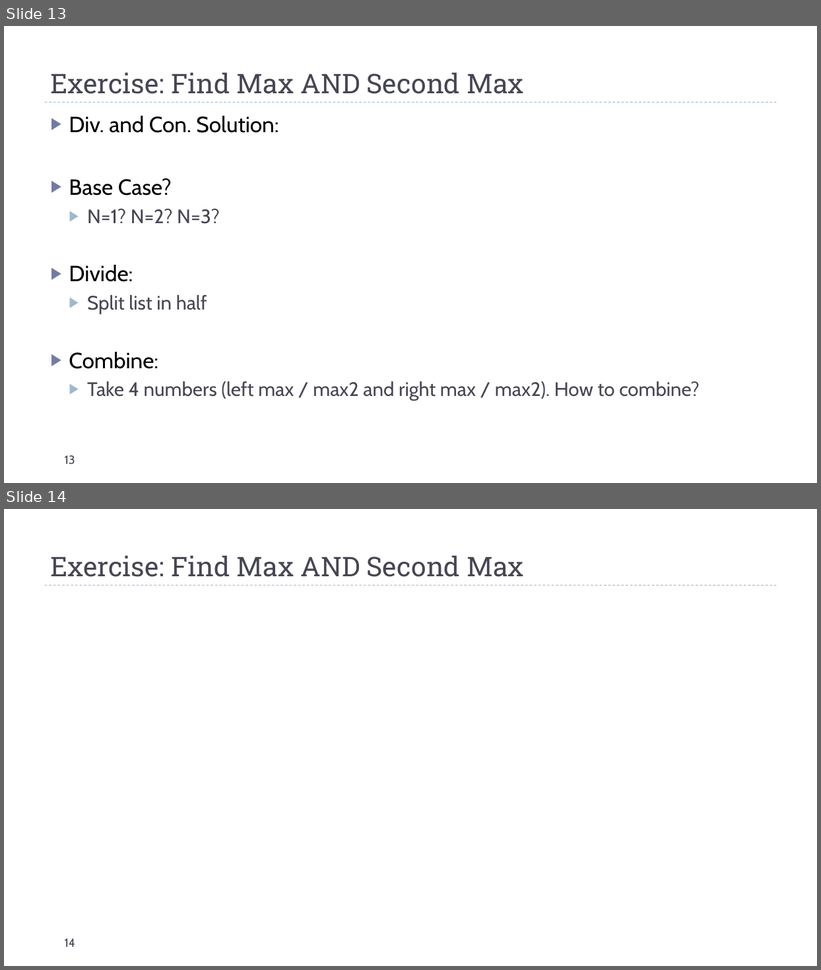
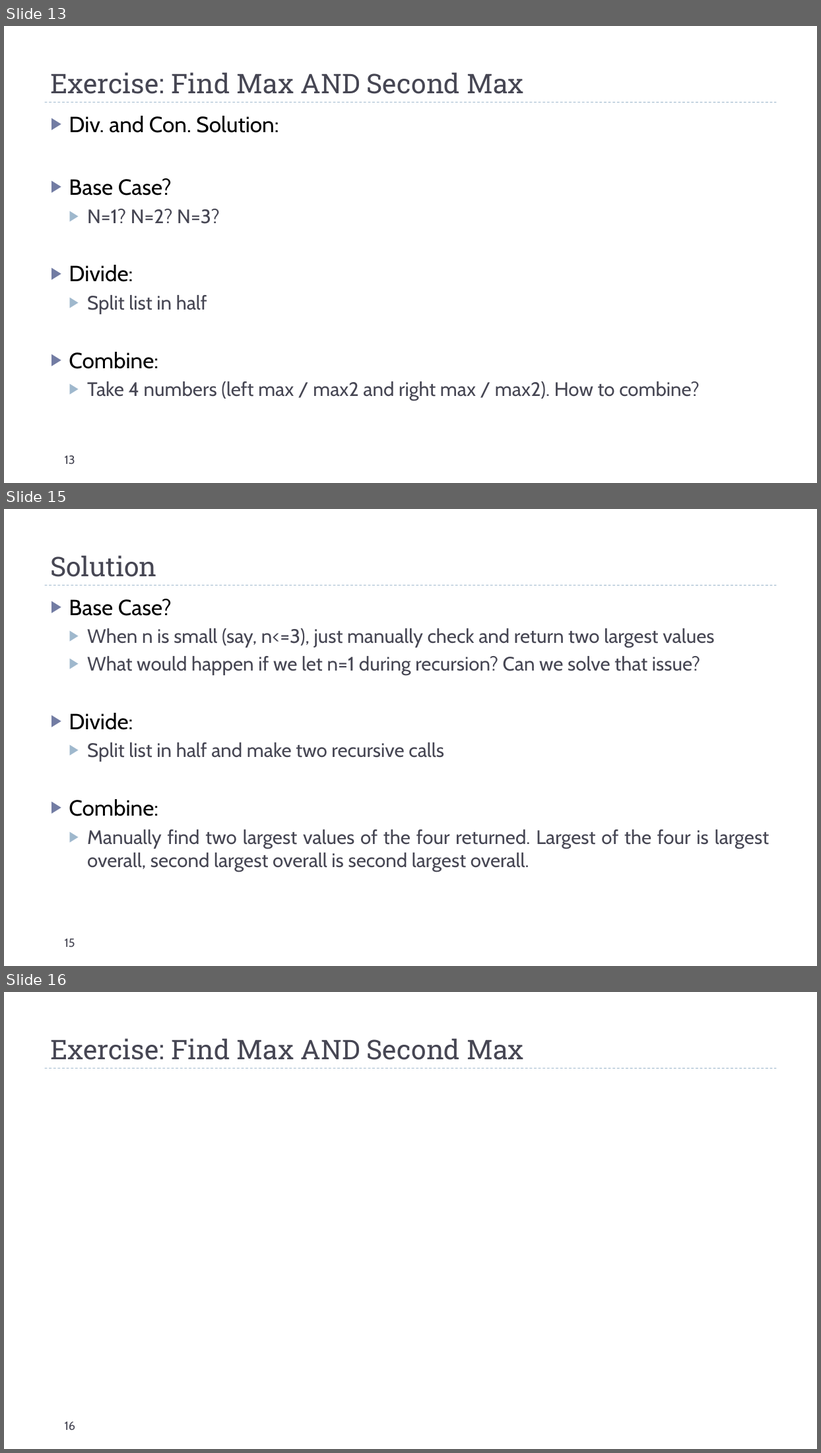
Before and after one commit to markfloryan/dsa2, a slide deck: slides/03-DivConIntro.pptx. Shown one above the other, each under a label of ours: slides 13 and 14 before the commit, slides 13, 15 and 16 after it; the slides between them are not shown. The pictures are 821x970 and 821x1453 pixels, drawn with LibreOffice and Linux fonts; fonts in the diff are those of the drawing; grey boxes stand for pictures. Boxes give left, top, right and bottom in pixels: in the first picture for what was removed or moved away, otherwise in the second. Text is boxed around its words. In the diff, an @@ line names an element or a change of style, - is before the commit and + after.

```diff
--- a/slides/03-DivConIntro.pptx
+++ b/slides/03-DivConIntro.pptx
@@ slide 15 added at <box>4,509,817,966</box>, background #FFFFFF; not listed: 1 template element that a slide beside it also shows @@
@@ title added at <box>51,555,157,577</box>, 32 pt, text #464653 @@
+Solution
@@ text added at <box>69,599,769,872</box>, 23 pt, text #464653 @@
+▶ Base Case?
+  ▶ When n is small (say, n<=3), just manually check and return two largest values
+  ▶ What would happen if we let n=1 during recursion? Can we solve that issue?
+▶ Divide:
+  ▶ Split list in half and make two recursive calls
+▶ Combine:
+  ▶ Manually find two largest values of the four returned. Largest of the four is largest overall, second largest overall is second largest overall.
@@ page number added at <box>65,939,75,947</box>, 14 pt, text #464653 @@
+15
@@ what was slide 14 is now slide 16 @@
@@ page number at <box>65,1422,76,1430</box>: text changed @@
-14
+16
```
Also in this commit, not shown: 2 slides changed, 5 other slides added, 1 slide removed, 3 other files.
